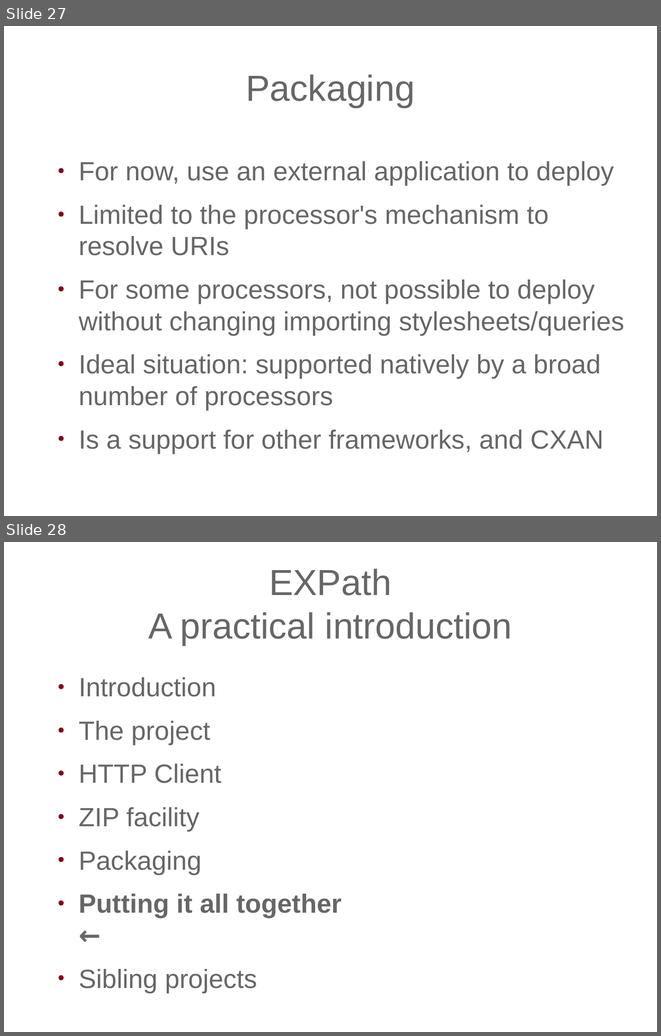
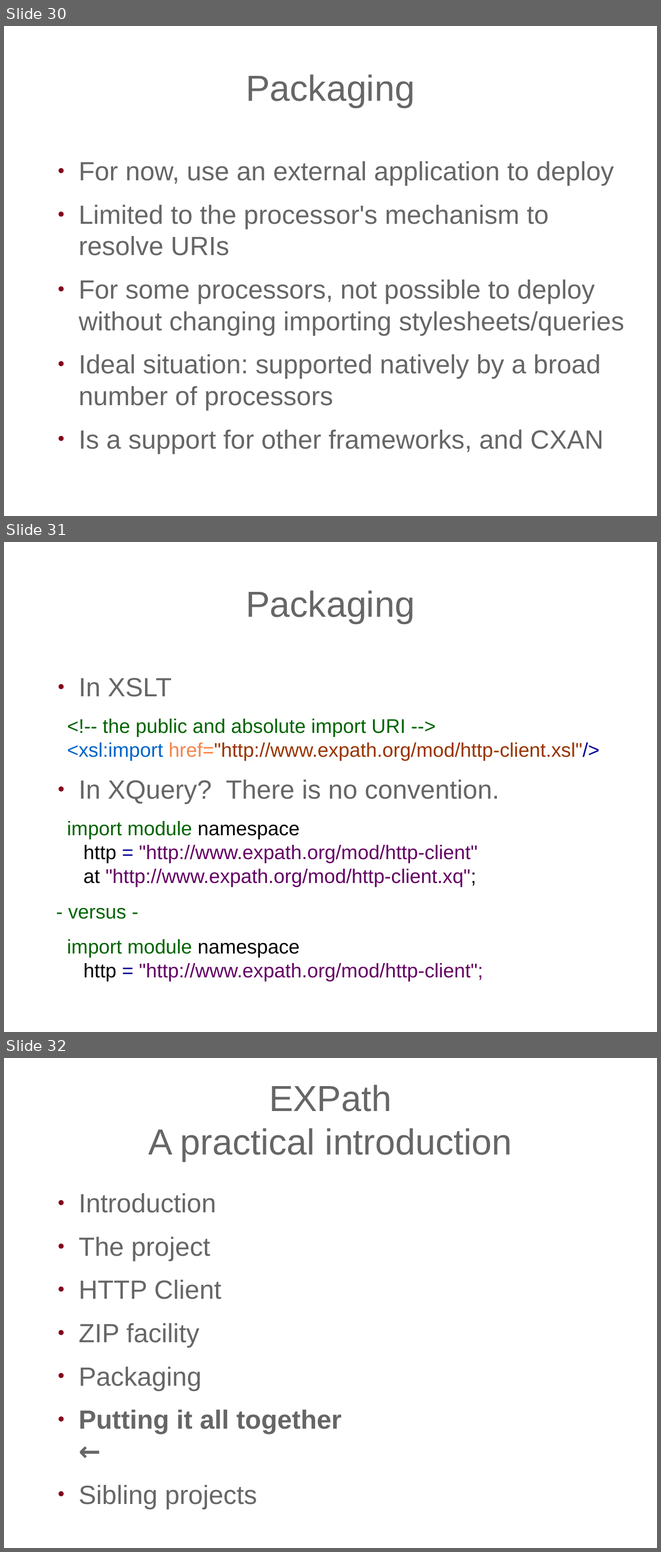
Before and after one commit to expath/expath-www, a slide deck: misc/2009-balisage/presentation/balisage-expath.odp. Shown one above the other, each under a label of ours: slides 27 and 28 before the commit, slides 30, 31 and 32 after it. The pictures are 661x1036 and 661x1552 pixels, drawn with LibreOffice and Linux fonts; fonts in the diff are those of the drawing; background and template pictures are left out. Boxes give left, top, right and bottom in pixels: in the first picture for what was removed or moved away, otherwise in the second. Text is boxed around its words. In the diff, an @@ line names an element or a change of style, - is before the commit and + after.

```diff
--- a/misc/2009-balisage/presentation/balisage-expath.odp
+++ b/misc/2009-balisage/presentation/balisage-expath.odp
@@ slide 31 added at [4, 542, 657, 1032], background picture (left out) @@
@@ title added at [246, 590, 415, 623], 44 pt, text #666666 @@
+Packaging
@@ text added at [67, 678, 600, 981], 24 pt, text #640064 @@
+● In XSLT
+<!-- the public and absolute import URI -->
+<xsl:import href="http://www.expath.org/mod/http-client.xsl"/>
+● In XQuery? There is no convention.
+import module namespace
+http = "http://www.expath.org/mod/http-client"
+at "http://www.expath.org/mod/http-client.xq";
+- versus -
+import module namespace
+http = "http://www.expath.org/mod/http-client";
@@ what was slide 27 is now slide 30 @@
@@ what was slide 28 is now slide 32 @@
```
Also in this commit, not shown: 3 slides changed, 7 other slides added, 2 slides removed, 1 other file.
